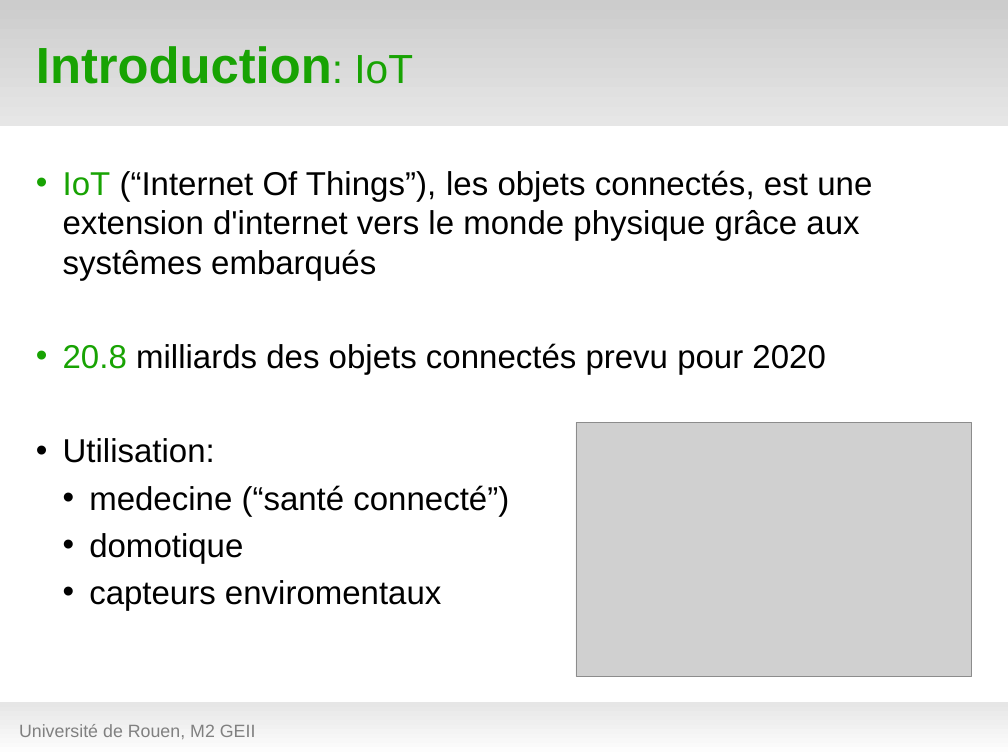
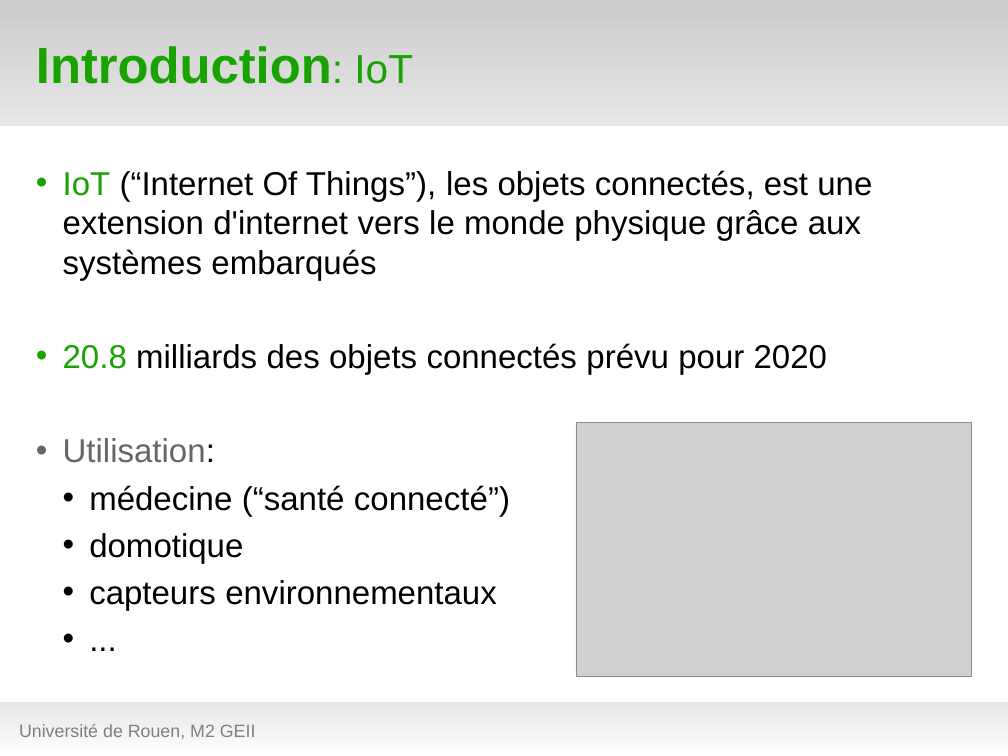
Before and after one commit to hanzenok/dataexp, a slide deck: slide 4 of presentation/test_green6.odp. Drawn at 1008x756 pixels with LibreOffice and Linux fonts; fonts in the diff are those of the drawing; grey boxes stand for pictures; background and template pictures are left out. Boxes give left, top, right and bottom in pixels: in the first picture for what was removed or moved away, otherwise in the second. Text is boxed around its words. In the diff, an @@ line names an element or a change of style, - is before the commit and + after.

```diff
--- a/presentation/test_green6.odp
+++ b/presentation/test_green6.odp
@@ text at <box>63,170,872,375</box>: text changed @@
-• IoT (“Internet Of Things”), les objets connectés, est une extension d'internet vers le monde physique grâce aux systêmes embarqués
-• 20.8 milliards des objets connectés prevu pour 2020
+• IoT (“Internet Of Things”), les objets connectés, est une extension d'internet vers le monde physique grâce aux systèmes embarqués
+• 20.8 milliards des objets connectés prévu pour 2020
@@ text at <box>63,438,215,463</box>: text colour #000000 to #666666 in "Utilisation:" @@
@@ text at <box>89,485,510,516</box>: text changed @@
-  • medecine (“santé connecté”)
+  • médecine (“santé connecté”)
@@ text at <box>89,580,497,610</box>: text changed @@
-  • capteurs enviromentaux
+  • capteurs environnementaux
+  • ...
```
Also in this commit, not shown: 2 other slides changed, 7 other files.
